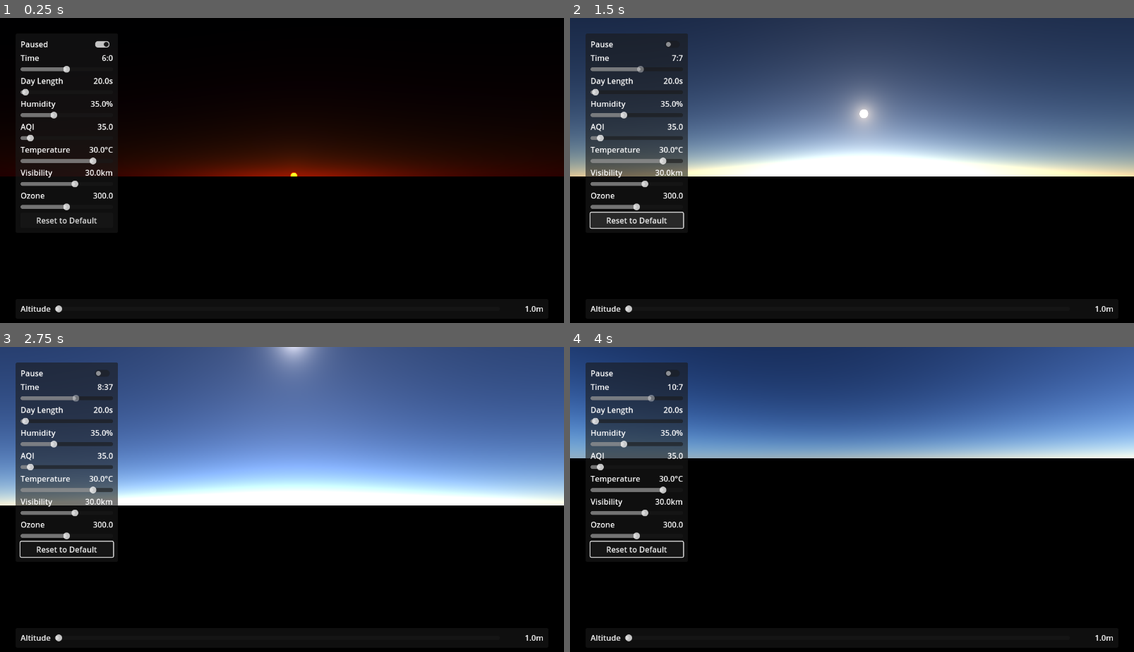
Above: before the commit, frames 1-4 (two rows, left to right).
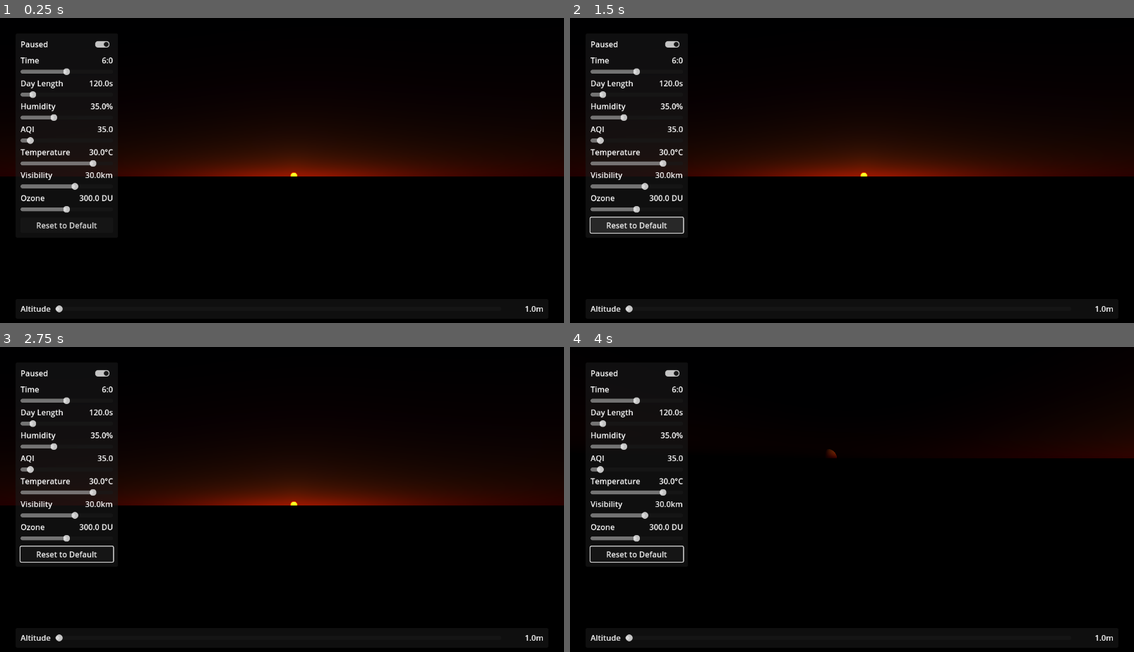
Above: after the commit, the same moments.

Repository: FroggLeo/godot-dynamic-environment
Game: Godot game, scene res://world/world.tscn
The game is run twice, just before and just after one commit, with the same random seed, the same clock (stepped at 60 frames per second) and the same inputs.
Inputs (mouse positions are in pixels of both pictures, inside the frame that each line leads up to):
- Up to frame 1 (0.25 s): no input
- Up to frame 2 (1.5 s): click (671, 45) at 0.5 s; click "Reset to Default" at 1.25 s
- Up to frame 3 (2.75 s): move the mouse to (406, 490) at 2.02 s; hold Right from 2.03 s (still down); hold Right mouse button (move_camera) from 2.03 s (still down)
- Up to frame 4 (4 s): move the mouse to (739, 520) at 2.77 s; release Right at 2.78 s; release Right mouse button (move_camera) at 2.78 s; hold Down 2.78-3.53 s; tap Alt at 2.85 s; move the mouse to (908, 435) at 3.52 s; hold Right from 3.53 s (still down); tap Shift at 3.6 s

The runs differ from the first frame. In frame 1, 2.3% of the frame differs, in the area x 3-21%, y 12-97%; in frame 2, 53%; in frame 3, 53%, in the area x 0-100%, y 0-97%; in frame 4, 38%.

Commit message:
feat: implement reset functionality to settings

Diff:
--- a/godot_project/environment_system.gd
+++ b/godot_project/environment_system.gd
@@ -26,7 +26,7 @@
 @export_range(1.0, 99999.0, 0.01) var camera_altitude := 1.0:
 	set(v): camera_altitude = v; _update_atmosphere()
 
-@export var day_length: float = 20.0
+@export var day_length: float = 120.0
 @export var moon_length: float = 29.5
 @export_range(0.0, 1.0, 0.001) var time: float = 0.0:
 	set(v): time = v; _update_sun_moon()
--- a/godot_project/world/player_controller/ui.gd
+++ b/godot_project/world/player_controller/ui.gd
@@ -2,32 +2,43 @@
 
 @export var env := Node3D
 
-@onready var pause := %pause
-@onready var pause_v := %vpause
+@onready var reset := %reset
+
+@onready var pause := %pause # the ui toggle/slider itself
+@onready var pause_v := %vpause # the value to be displayed
+var pause_d # the default value
 
 @onready var time := %time
 @onready var time_v := %vtime
+var time_d
 
 @onready var daylen := %dayl
 @onready var daylen_v := %vdayl
+var daylen_d
 
 @onready var humidity := %humidity
 @onready var humidity_v := %vhumidity
+var humidity_d
 
 @onready var aqi := %aqi
 @onready var aqi_v := %vaqi
+var aqi_d
 
 @onready var temp := %temp
 @onready var temp_v := %vtemp
+var temp_d
 
 @onready var visibility := %vis
 @onready var visibility_v := %vvis
+var visibility_d
 
 @onready var ozone := %ozone
 @onready var ozone_v := %vozone
+var ozone_d
 
 @onready var altitude := %altitude
 @onready var altitude_v := %valtitude
+var altitude_d
 
 # Called when the node enters the scene tree for the first time.
 func _ready() -> void:
@@ -36,41 +47,63 @@
 		return
 	if "paused" in env:
 		print("pause good")
-		pause.button_pressed = env.paused
+		pause_d = env.paused
+		pause.button_pressed = pause_d
 		pause.toggled.connect(func(v): env.paused = v)
 	if "time" in env:
 		print("time good")
-		time.value = env.time
+		time_d = env.time
+		time.value = time_d
 		time.value_changed.connect(_time_slider_update)
 	if "day_length" in env:
 		print("daylength good")
-		daylen.value = env.day_length
+		daylen_d = env.day_length
+		daylen.value = daylen_d
 		daylen.value_changed.connect(func(v): env.day_length = v)
 	if "humidity" in env:
 		print("humidity good")
-		humidity.value = env.humidity
+		humidity_d = env.humidity
+		humidity.value = humidity_d
 		humidity.value_changed.connect(func(v): env.humidity = v)
 	if "aqi" in env:
 		print("aqi good")
-		aqi.value = env.aqi
+		aqi_d = env.aqi
+		aqi.value = aqi_d
 		aqi.value_changed.connect(func(v): env.aqi = v)
 	if "visibility_km" in env:
 		print("visibility good")
-		visibility.value = env.visibility_km
+		visibility_d = env.visibility_km
+		visibility.value = visibility_d
 		visibility.value_changed.connect(func(v): env.visibility_km = v)
 	if "temperature_c" in env:
 		print("temp good")
-		temp.value = env.temperature_c
+		temp_d = env.temperature_c
+		temp.value = temp_d
 		temp.value_changed.connect(func(v): env.temperature_c = v)
 	if "ozone_du" in env:
 		print("ozone good")
-		ozone.value = env.ozone_du
+		ozone_d = env.ozone_du
+		ozone.value = ozone_d
 		ozone.value_changed.connect(func(v): env.ozone_du = v)
 	if "camera_altitude" in env:
 		print("altitude good")
-		altitude.value = env.camera_altitude
+		altitude_d = env.camera_altitude
+		altitude.value = altitude_d
 		altitude.value_changed.connect(func(v): env.camera_altitude = v)
+	reset.pressed.connect(_reset_all_values)
 
+func _reset_all_values():
+	pause.button_pressed = pause_d
+	time.value = time_d
+	if "time" in env:
+		env.time = time_d
+	daylen.value = daylen_d
+	humidity.value = humidity_d
+	aqi.value = aqi_d
+	visibility.value = visibility_d
+	temp.value = temp_d
+	ozone.value = ozone_d
+	altitude.value = altitude_d
 
 func _time_slider_update(v: float):
 	env.time = v
@@ -110,6 +143,6 @@
 	if "temperature_c" in env:
 		temp_v.text = str(env.temperature_c) + "°C"
 	if "ozone_du" in env:
-		ozone_v.text = str(env.ozone_du)
+		ozone_v.text = str(env.ozone_du) + " DU"
 	if "camera_altitude" in env:
 		altitude_v.text = str(env.camera_altitude) + "m"
--- a/godot_project/world/world.tscn
+++ b/godot_project/world/world.tscn
@@ -37,18 +37,25 @@
 [node name="VBoxContainer" type="VBoxContainer" parent="UI/PanelContainer/MarginContainer"]
 layout_mode = 2
 
-[node name="p" type="HBoxContainer" parent="UI/PanelContainer/MarginContainer/VBoxContainer"]
-layout_mode = 2
-
-[node name="vpause" type="Label" parent="UI/PanelContainer/MarginContainer/VBoxContainer/p"]
-unique_name_in_owner = true
-layout_mode = 2
-size_flags_horizontal = 3
+[node name="pausemargins" type="MarginContainer" parent="UI/PanelContainer/MarginContainer/VBoxContainer"]
+layout_mode = 2
+theme_override_constants/margin_bottom = 5
+
+[node name="p" type="HBoxContainer" parent="UI/PanelContainer/MarginContainer/VBoxContainer/pausemargins"]
+layout_mode = 2
+size_flags_vertical = 4
+
+[node name="vpause" type="Label" parent="UI/PanelContainer/MarginContainer/VBoxContainer/pausemargins/p"]
+unique_name_in_owner = true
+layout_mode = 2
+size_flags_horizontal = 3
+size_flags_vertical = 0
 text = "Pause"
 
-[node name="pause" type="CheckButton" parent="UI/PanelContainer/MarginContainer/VBoxContainer/p"]
-unique_name_in_owner = true
-layout_mode = 2
+[node name="pause" type="CheckButton" parent="UI/PanelContainer/MarginContainer/VBoxContainer/pausemargins/p"]
+unique_name_in_owner = true
+layout_mode = 2
+size_flags_vertical = 0
 button_pressed = true
 
 [node name="ti" type="HBoxContainer" parent="UI/PanelContainer/MarginContainer/VBoxContainer"]
@@ -95,7 +102,7 @@
 min_value = 1.0
 max_value = 1200.0
 step = 0.1
-value = 20.0
+value = 120.0
 scrollable = false
 
 [node name="h" type="HBoxContainer" parent="UI/PanelContainer/MarginContainer/VBoxContainer"]
@@ -215,7 +222,12 @@
 value = 300.0
 scrollable = false
 
-[node name="Button" type="Button" parent="UI/PanelContainer/MarginContainer/VBoxContainer"]
+[node name="resetmargin" type="MarginContainer" parent="UI/PanelContainer/MarginContainer/VBoxContainer"]
+layout_mode = 2
+theme_override_constants/margin_top = 5
+
+[node name="reset" type="Button" parent="UI/PanelContainer/MarginContainer/VBoxContainer/resetmargin"]
+unique_name_in_owner = true
 layout_mode = 2
 text = "Reset to Default"
 
@@ -240,9 +252,15 @@
 
 [node name="laltitude" type="Label" parent="UI/PanelContainer2/MarginContainer/a"]
 layout_mode = 2
-text = "Altitude "
-
-[node name="altitude" type="HSlider" parent="UI/PanelContainer2/MarginContainer/a"]
+text = "Altitude"
+
+[node name="altmargin" type="MarginContainer" parent="UI/PanelContainer2/MarginContainer/a"]
+layout_mode = 2
+size_flags_horizontal = 3
+theme_override_constants/margin_left = 5
+theme_override_constants/margin_right = 5
+
+[node name="altitude" type="HSlider" parent="UI/PanelContainer2/MarginContainer/a/altmargin"]
 unique_name_in_owner = true
 layout_mode = 2
 size_flags_horizontal = 3
@@ -254,7 +272,7 @@
 
 [node name="valtitude" type="Label" parent="UI/PanelContainer2/MarginContainer/a"]
 unique_name_in_owner = true
-custom_minimum_size = Vector2(85, 0)
-layout_mode = 2
-text = "99999.0m"
-horizontal_alignment = 2
+custom_minimum_size = Vector2(77, 0)
+layout_mode = 2
+text = "uhoh0.0m"
+horizontal_alignment = 2
